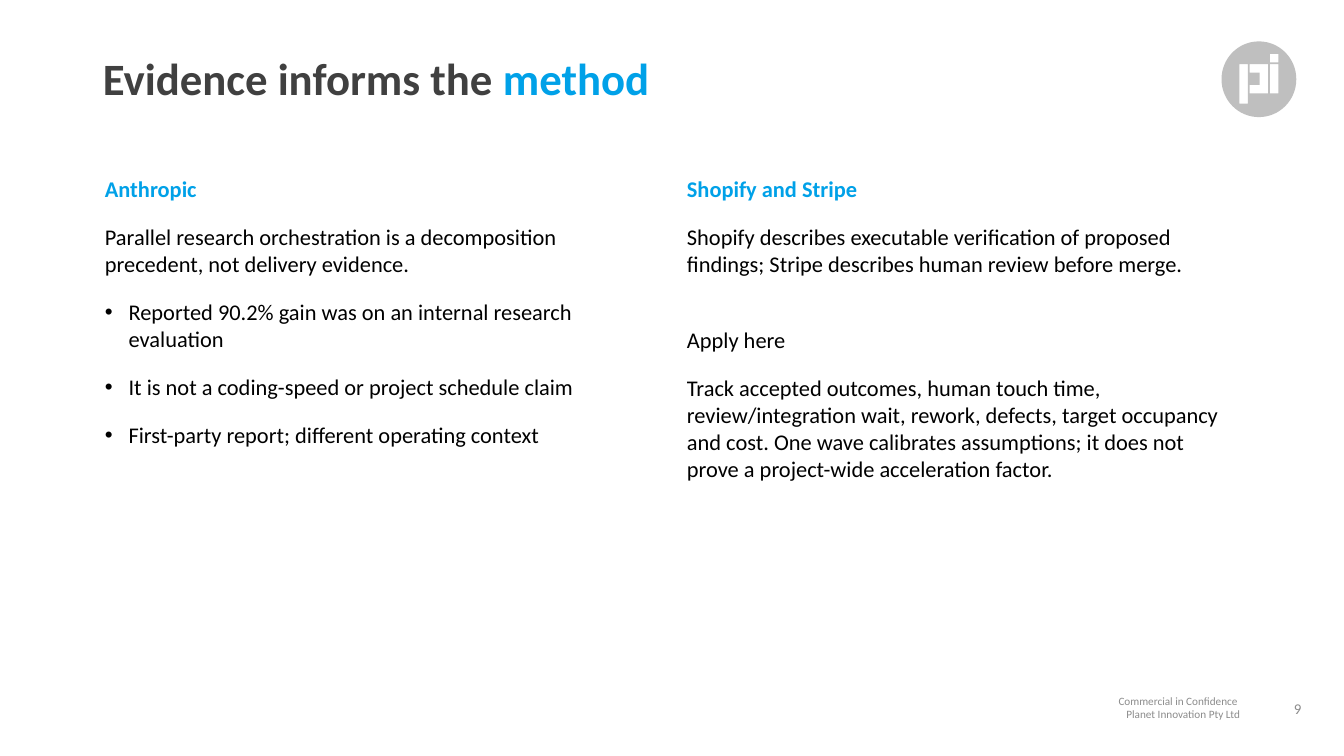
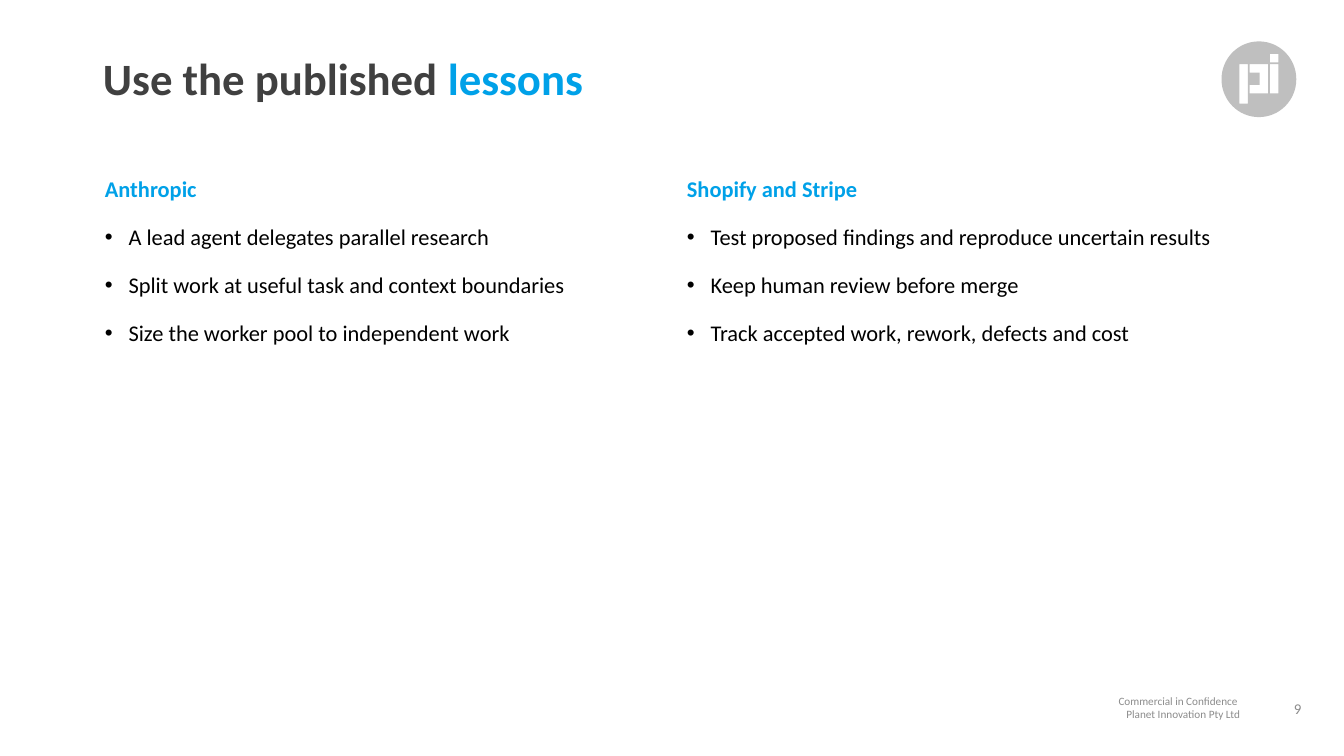
Before and after one commit to andrewleech/omp-connected, a slide deck: slide 9 of planning/fleets/20261117_fleet-pitch.pptx. Drawn at 1344x756 pixels with LibreOffice and Linux fonts; fonts in the diff are those of the drawing. Boxes give left, top, right and bottom in pixels: in the first picture for what was removed or moved away, otherwise in the second. Text is boxed around its words. In the diff, an @@ line names an element or a change of style, - is before the commit and + after.

Commit message:
Rewrite fleet reports and pitch in Andrew’s writing style

```diff
--- a/planning/fleets/20261117_fleet-pitch.pptx
+++ b/planning/fleets/20261117_fleet-pitch.pptx
@@ title at bbox=[103, 63, 583, 102]: text changed @@
-Evidence informs the method
+Use the published lessons
@@ text at bbox=[129, 229, 564, 345]: text changed @@
-Parallel research orchestration is a decomposition precedent, not delivery evidence.
-• Reported 90.2% gain was on an internal research evaluation
-• It is not a coding-speed or project schedule claim
-• First-party report; different operating context
+• A lead agent delegates parallel research
+• Split work at useful task and context boundaries
+• Size the worker pool to independent work
@@ text at bbox=[711, 229, 1211, 345]: text changed @@
-Shopify describes executable verification of proposed findings; Stripe describes human review before merge.
-Apply here
-Track accepted outcomes, human touch time, review/integration wait, rework, defects, target occupancy and cost. One wave calibrates assumptions; it does not prove a project-wide acceleration factor.
+• Test proposed findings and reproduce uncertain results
+• Keep human review before merge
+• Track accepted work, rework, defects and cost
```
Also in this commit, not shown: 11 other slides changed, 13 other files.
